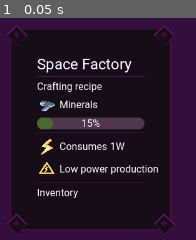
Above: before the commit, frame 1.
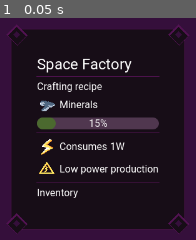
Above: after the commit, the same moment.

Repository: EdShel/StellarConstructor
Game: Godot game, scene res://objects/ui/build_tooltips/factory_build_tooltip.tscn
Two runs of this game, one before a commit and one after it. Both use one fixed random seed, a clock stepped at 60 frames per second and the inputs below. This scene is started directly instead of the project's main scene.
Inputs:
- Up to frame 1 (0.05 s): no input

The runs differ from the first frame. In frame 1, 7.5% of the frame differs, in the area x 25-97%, y 3-97%.

Commit message:
Tooltip for pistons

Diff:
--- a/objects/ui/build_tooltips/build_tooltip_manager.gd
+++ b/objects/ui/build_tooltips/build_tooltip_manager.gd
@@ -27,6 +27,9 @@
 	elif item_type == "factory":
 		active_tooltip_control = preload("res://objects/ui/build_tooltips/factory_build_tooltip.tscn").instantiate()
 		active_tooltip_control.factory = node
+	elif item_type == "piston":
+		active_tooltip_control = preload("res://objects/ui/build_tooltips/piston_build_tooltip.tscn").instantiate()
+		active_tooltip_control.piston = node
 
 	if not active_tooltip_control:
 		return
--- /dev/null
+++ b/objects/ui/build_tooltips/piston_build_tooltip.gd
@@ -0,0 +1,10 @@
+extends Control
+
+var piston: Piston = null
+
+func _enter_tree() -> void:
+	if !piston:
+		return
+	%PowerConsumption.power_consumption = piston.power_consumption
+	%NoPower.visible = !!piston.no_power
+	%NoSource.visible = !piston.source
--- /dev/null
+++ b/objects/ui/build_tooltips/piston_build_tooltip.tscn
@@ -0,0 +1,50 @@
+[gd_scene load_steps=6 format=3 uid="uid://5uc4xdpqaau4"]
+
+[ext_resource type="PackedScene" uid="uid://bc5n2wpdgdgd8" path="res://objects/ui/build_tooltips/base_tooltip.tscn" id="1_74k0r"]
+[ext_resource type="Script" path="res://objects/ui/build_tooltips/piston_build_tooltip.gd" id="2_hfy8b"]
+[ext_resource type="PackedScene" uid="uid://bjqk8sp3b1gep" path="res://objects/ui/build_tooltips/power/power_consumption.tscn" id="3_2f77u"]
+[ext_resource type="PackedScene" uid="uid://3x5p463gkolq" path="res://objects/ui/build_tooltips/power/no_power.tscn" id="4_n16ee"]
+[ext_resource type="Texture2D" uid="uid://bax6lebtyg1xh" path="res://sprites/statuses/warning.png" id="5_88cfl"]
+
+[node name="PistonBuildTooltip" instance=ExtResource("1_74k0r")]
+script = ExtResource("2_hfy8b")
+
+[node name="Label" parent="VBoxContainer" index="0"]
+text = "Gravity Piston"
+
+[node name="PowerConsumption" parent="VBoxContainer" index="2" instance=ExtResource("3_2f77u")]
+unique_name_in_owner = true
+layout_mode = 2
+
+[node name="NoPower" parent="VBoxContainer" index="3" instance=ExtResource("4_n16ee")]
+unique_name_in_owner = true
+layout_mode = 2
+
+[node name="NoSource" type="HBoxContainer" parent="VBoxContainer" index="4"]
+unique_name_in_owner = true
+layout_mode = 2
+alignment = 1
+
+[node name="Control" type="Control" parent="VBoxContainer/NoSource" index="0"]
+custom_minimum_size = Vector2(32, 32)
+layout_mode = 2
+
+[node name="TextureRect" type="TextureRect" parent="VBoxContainer/NoSource/Control" index="0"]
+layout_mode = 1
+anchors_preset = 15
+anchor_right = 1.0
+anchor_bottom = 1.0
+offset_left = -1.0
+offset_top = 3.0
+offset_right = 31.0
+offset_bottom = 26.0
+grow_horizontal = 2
+grow_vertical = 2
+scale = Vector2(0.5, 0.5)
+texture = ExtResource("5_88cfl")
+stretch_mode = 3
+
+[node name="Label" type="Label" parent="VBoxContainer/NoSource" index="1"]
+layout_mode = 2
+text = "Must be connected to a Landing Pad or a Space Factory
+from behind to shoot items from them."
--- a/objects/ui/build_tooltips/power/no_power.tscn
+++ b/objects/ui/build_tooltips/power/no_power.tscn
@@ -15,10 +15,6 @@
 scale = Vector2(0.5, 0.5)
 texture = ExtResource("1_22x65")
 
-[node name="Label" type="Label" parent="Control"]
+[node name="Label" type="Label" parent="."]
 layout_mode = 2
-offset_left = 36.0
-offset_top = 6.0
-offset_right = 113.0
-offset_bottom = 25.0
 text = "Low power production"
